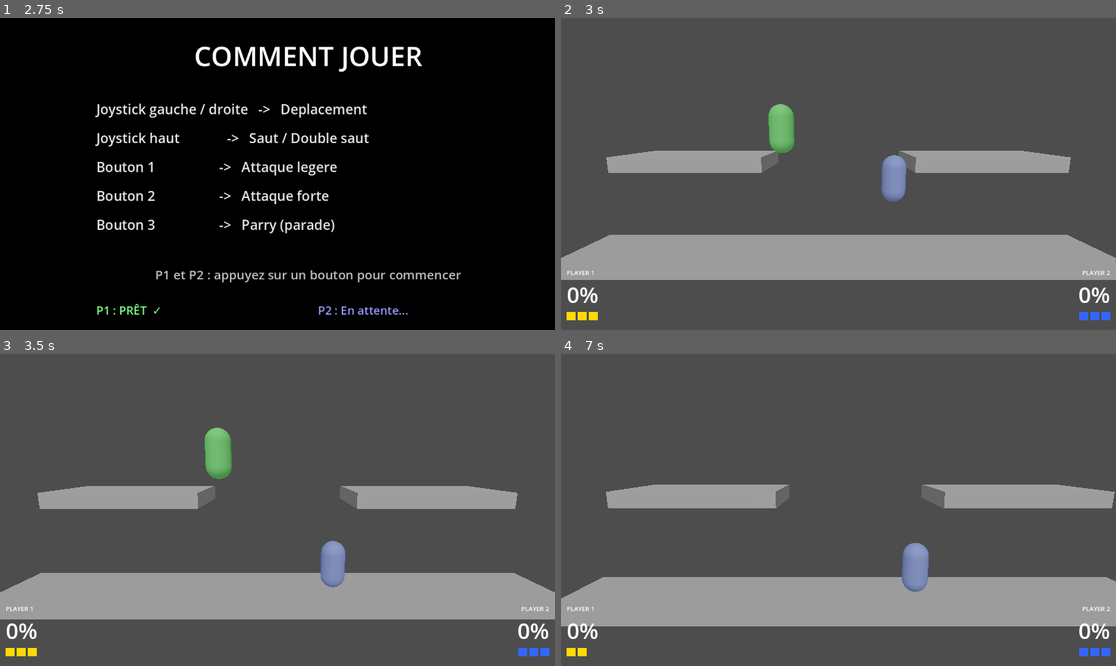
Above: before the commit, frames 1-4 (two rows, left to right).
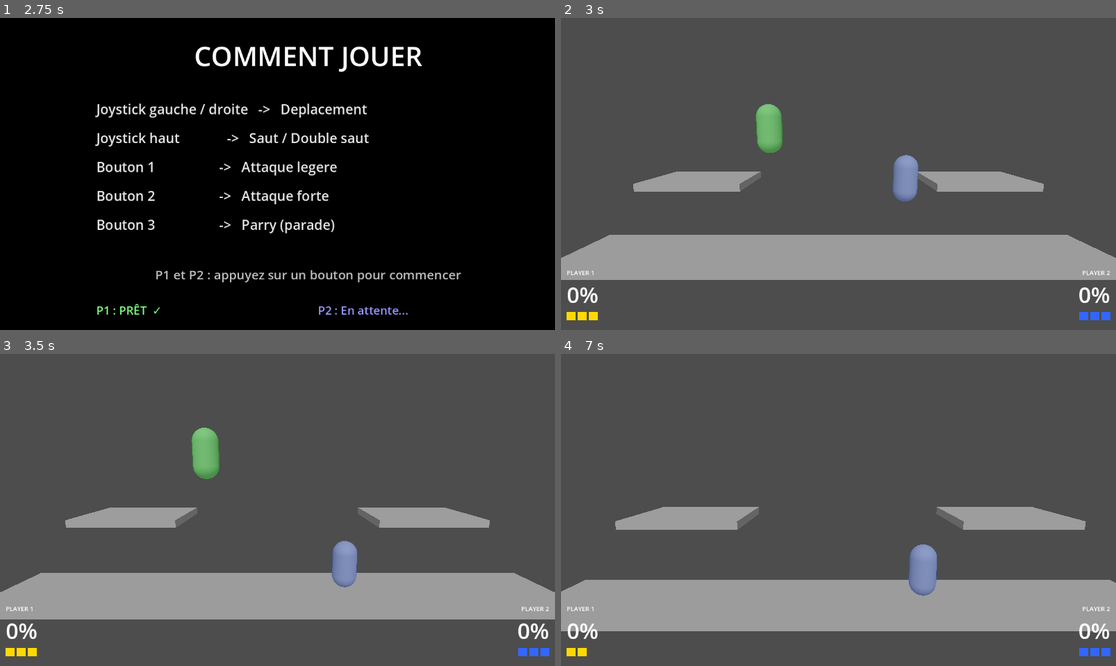
Above: after the commit, the same moments.

Repository: jesuisviko/SmashArcade
Game: Godot game, scene res://scenes/ui/how_to_play.tscn
Two runs of this game, one before a commit and one after it. Both use one fixed random seed, a clock stepped at 60 frames per second and the inputs below. This scene is started directly instead of the project's main scene.
Inputs:
- Up to frame 1 (2.75 s): tap Enter at 0.5, 2 s; hold D (p1_right) 0.53-1.28 s; tap E (p1_attack_light) at 0.6 s; tap Space (p1_parry) at 1.25, 2.1 s; hold S (p1_down) 1.28-2.03 s; tap R (p1_attack_strong) at 1.35 s; hold D (p1_right) from 2.03 s (still down)
- Up to frame 2 (3 s): tap Space (p1_parry) at 2.75 s; release D (p1_right) at 2.78 s; hold W (p1_up) from 2.78 s (still down); tap Keypad 1 (p2_attack_light) at 2.85 s
- Up to frame 3 (3.5 s): keep holding W (p1_up)
- Up to frame 4 (7 s): release W (p1_up) at 3.53 s; hold A (p1_left) 3.53-5.03 s; tap one key every 0.75 s from 3.6 s: Keypad 2 (p2_attack_strong) Down (p2_down) Left (p2_left) Keypad 0 (p2_parry) Right (p2_right); hold S (p1_down) 5.03-5.78 s; hold D (p1_right) 5.78-6.53 s; hold W (p1_up) from 6.53 s (still down)

Frame 1 is identical in both runs. In frame 2, 7.3% of the frame differs, in the area x 8-92%, y 27-59%; in frame 3, 7.7%; in frame 4, 10%, in the area x 0-100%, y 41-89%.

Commit message:
modif : placement platteformes / hauteur respawn

Diff:
--- a/scenes/map/map_01.tscn
+++ b/scenes/map/map_01.tscn
@@ -9,10 +9,10 @@
 size = Vector3(16, 0.5, 2)
 
 [sub_resource type="BoxMesh" id="Mesh_side"]
-size = Vector3(4, 0.4, 2)
+size = Vector3(2.8, 0.2, 2)
 
 [sub_resource type="BoxShape3D" id="Shape_side"]
-size = Vector3(4, 0.4, 2)
+size = Vector3(2.8, 0.2, 2)
 
 [sub_resource type="BoxShape3D" id="Zone_H"]
 size = Vector3(40, 4, 10)
@@ -48,7 +48,7 @@
 shape = SubResource("Shape_main")
 
 [node name="LeftPlatform" type="StaticBody3D" parent="."]
-transform = Transform3D(1, 0, 0, 0, 1, 0, 0, 0, 1, -4, 3, 0)
+transform = Transform3D(1, 0, 0, 0, 1, 0, 0, 0, 1, -4, 2.4, 0)
 collision_layer = 2
 collision_mask = 0
 
@@ -59,7 +59,7 @@
 shape = SubResource("Shape_side")
 
 [node name="RightPlatform" type="StaticBody3D" parent="."]
-transform = Transform3D(1, 0, 0, 0, 1, 0, 0, 0, 1, 4, 3, 0)
+transform = Transform3D(1, 0, 0, 0, 1, 0, 0, 0, 1, 4, 2.4, 0)
 collision_layer = 2
 collision_mask = 0
 
